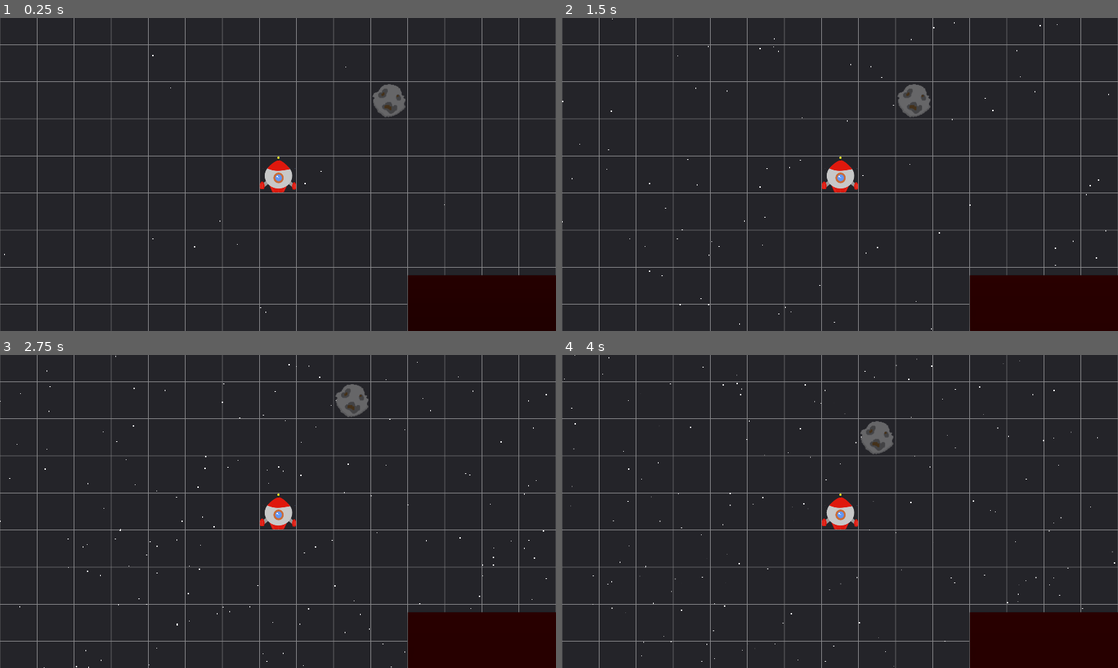
Above: before the commit, frames 1-4 (two rows, left to right).
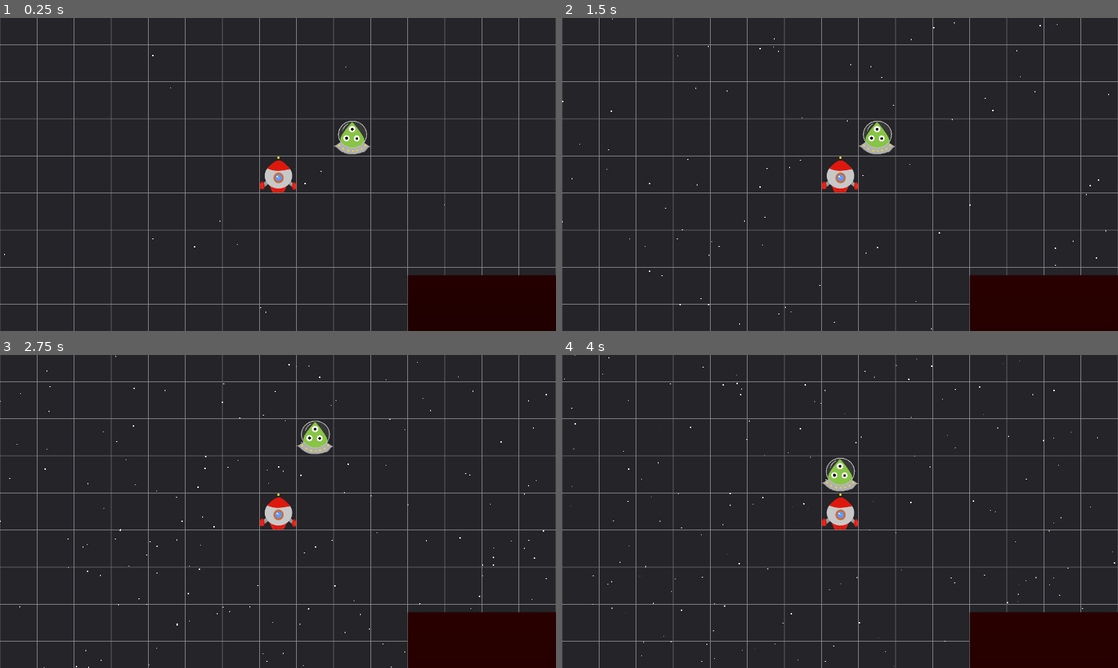
Above: after the commit, the same moments.

Repository: blongty/Meibossama
Game: Godot game, scene res://Levels/main.tscn
Same seed, same stepped clock (60 frames per second), same inputs: the game is played once before the commit and once after it. The project has no main scene, so this scene is started directly.
Inputs (mouse positions are in pixels of both pictures, inside the frame that each line leads up to):
- Up to frame 1 (0.25 s): no input
- Up to frame 2 (1.5 s): click (1045, 302) at 0.5 s; tap Enter at 1.25 s; hold Right (ui_right) from 1.28 s (still down)
- Up to frame 3 (2.75 s): release Right (ui_right) at 2.03 s; hold Down (ui_down) from 2.03 s (still down)
- Up to frame 4 (4 s): release Down (ui_down) at 2.78 s; hold Right (ui_right) 2.78-3.53 s; hold Up (ui_up) from 3.53 s (still down)

The runs differ from the first frame. In frame 1, 0.9% of the frame differs, in the area x 60-73%, y 21-44%; in frame 2, 0.9%, in the area x 53-67%, y 21-44%; in frame 3, 0.9%; in frame 4, 0.9%.

Commit message:
Merged functionality of enemy and proectile -> projectile

Diff:
--- /dev/null
+++ b/Environment/Projectile/Projectile.gd
@@ -0,0 +1,33 @@
+extends KinematicBody2D
+var speed = 200
+var direction = Vector2(0,0)
+
+export(Array, Texture) var enemy_sprites
+
+# This should have been a RigidBody2D, but for the sake of quickness,
+# we have mistakenly writen as a Kinematic, could cause performance
+# issues later on.
+
+func _ready():
+	get_node("Sprite").set_texture(enemy_sprites[randi()%enemy_sprites.size()])
+
+func _physics_process(delta):
+	move_and_slide(direction * speed)
+
+func move_up():
+	direction.y = -1
+
+func move_down():
+	direction.y = 1
+
+func move_op_right():
+	direction.x = 1
+
+func move_left():
+	direction.x = -1
+
+func _on_outside_spawn_limit(area):
+	queue_free()
+
+func _on_hitbox_area_entered(area):
+	queue_free()
--- /dev/null
+++ b/Environment/Projectile/Projectile.tscn
@@ -0,0 +1,31 @@
+[gd_scene load_steps=6 format=2]
+
+[ext_resource path="res://Environment/Projectile/Projectile.gd" type="Script" id=1]
+[ext_resource path="res://Art/alienship.png" type="Texture" id=2]
+[ext_resource path="res://Art/SPACE CREATURE 1.png" type="Texture" id=3]
+[ext_resource path="res://Art/METEOR.png" type="Texture" id=4]
+
+[sub_resource type="RectangleShape2D" id=1]
+extents = Vector2( 64, 64 )
+
+[node name="Enemy" type="KinematicBody2D"]
+script = ExtResource( 1 )
+enemy_sprites = [ ExtResource( 3 ), ExtResource( 4 ), ExtResource( 2 ) ]
+
+[node name="Sprite" type="Sprite" parent="."]
+texture = ExtResource( 4 )
+
+[node name="Despawn" type="Area2D" parent="Sprite"]
+collision_layer = 0
+collision_mask = 4
+
+[node name="CollisionShape2D" type="CollisionShape2D" parent="Sprite/Despawn"]
+shape = SubResource( 1 )
+
+[node name="Hitbox" type="Area2D" parent="Sprite"]
+collision_layer = 2
+
+[node name="CollisionShape2D" type="CollisionShape2D" parent="Sprite/Hitbox"]
+shape = SubResource( 1 )
+[connection signal="area_exited" from="Sprite/Despawn" to="." method="_on_outside_spawn_limit"]
+[connection signal="area_entered" from="Sprite/Hitbox" to="." method="_on_hitbox_area_entered"]
--- a/Levels/main.tscn
+++ b/Levels/main.tscn
@@ -4,7 +4,7 @@
 [ext_resource path="res://Environment/Grid.tscn" type="PackedScene" id=2]
 [ext_resource path="res://UI/Gameplay/UI.tscn" type="PackedScene" id=3]
 [ext_resource path="res://UI/Stars Particles.tscn" type="PackedScene" id=4]
-[ext_resource path="res://Characters/Enemy/Enemy.tscn" type="PackedScene" id=5]
+[ext_resource path="res://Environment/Projectile/Projectile.tscn" type="PackedScene" id=5]
 
 [sub_resource type="RectangleShape2D" id=1]
 extents = Vector2( 1440, 810 )
@@ -13,9 +13,6 @@
 
 [node name="Grid" parent="." instance=ExtResource( 2 )]
 modulate = Color( 1, 1, 1, 0.54902 )
-
-[node name="Enemy" parent="Grid" instance=ExtResource( 5 )]
-position = Vector2( 448, -192 )
 
 [node name="Player" parent="." instance=ExtResource( 1 )]
 tilemap_reference = NodePath("../../Root/Grid")
@@ -64,3 +61,6 @@
 margin_right = 960.0
 margin_bottom = 540.0
 player_reference = NodePath("../../..")
+
+[node name="Enemy" parent="." instance=ExtResource( 5 )]
+position = Vector2( 320, -64 )
